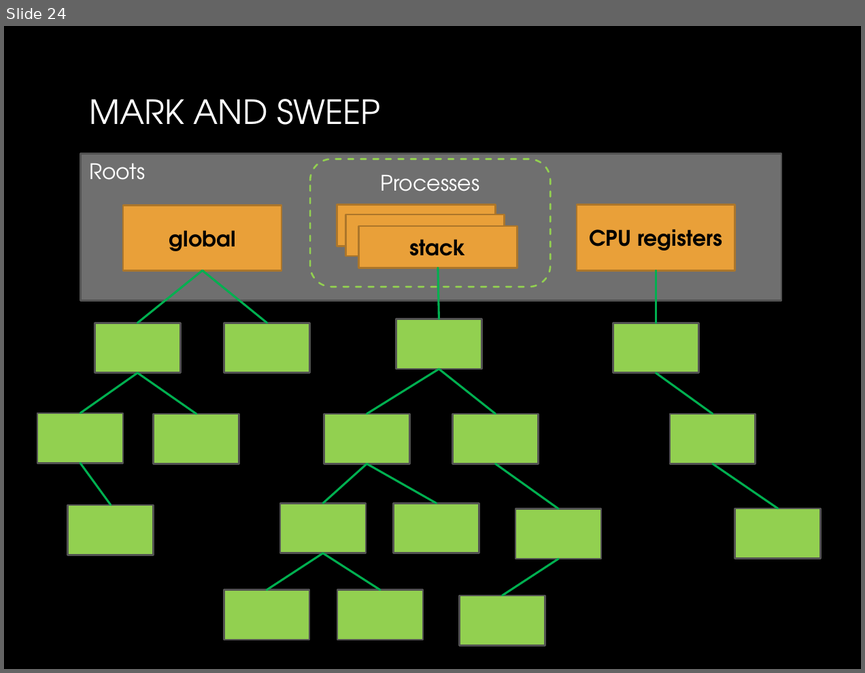
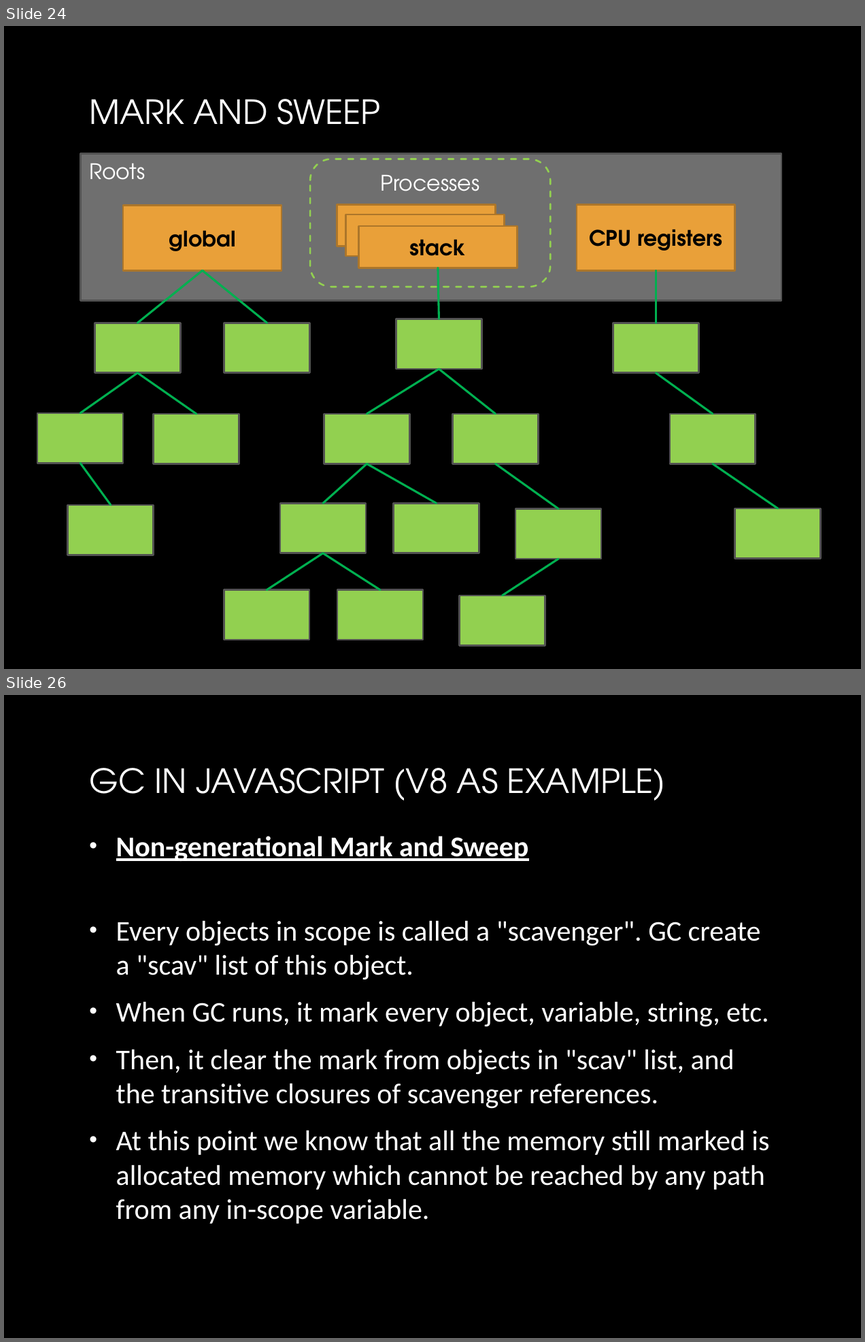
Before and after one commit to yuriyshapovalov/slides, a slide deck: ppt/Garbage collection in dotnet.pptx. Shown one above the other, each under a label of ours: slide 24 before the commit, slides 24 and 26 after it; the slides between them are not shown. The pictures are 865x673 and 865x1342 pixels, drawn with LibreOffice and Linux fonts; fonts in the diff are those of the drawing; background and template pictures are left out. Boxes give left, top, right and bottom in pixels: in the first picture for what was removed or moved away, otherwise in the second. Text is boxed around its words. In the diff, an @@ line names an element or a change of style, - is before the commit and + after.

```diff
--- a/ppt/Garbage collection in dotnet.pptx
+++ b/ppt/Garbage collection in dotnet.pptx
@@ slide 26 added at (4,695,861,1338), background picture (left out) @@
@@ title added at (89,768,666,800), 28 pt, text gradient #FFFFFF to #BFBFBF @@
+GC IN JAVASCRIPT (V8 AS EXAMPLE)
@@ text added at (116,836,769,1223), 24 pt, text gradient #FFFFFF to #BFBFBF @@
+• Non-generational Mark and Sweep
+• Every objects in scope is called a "scavenger". GC create a "scav" list of this object.
+• When GC runs, it mark every object, variable, string, etc.
+• Then, it clear the mark from objects in "scav" list, and the transitive closures of scavenger references.
+• At this point we know that all the memory still marked is allocated memory which cannot be reached by any path from any in-scope variable.
```
Also in this commit, not shown: 1 slide changed, 2 other slides added.
